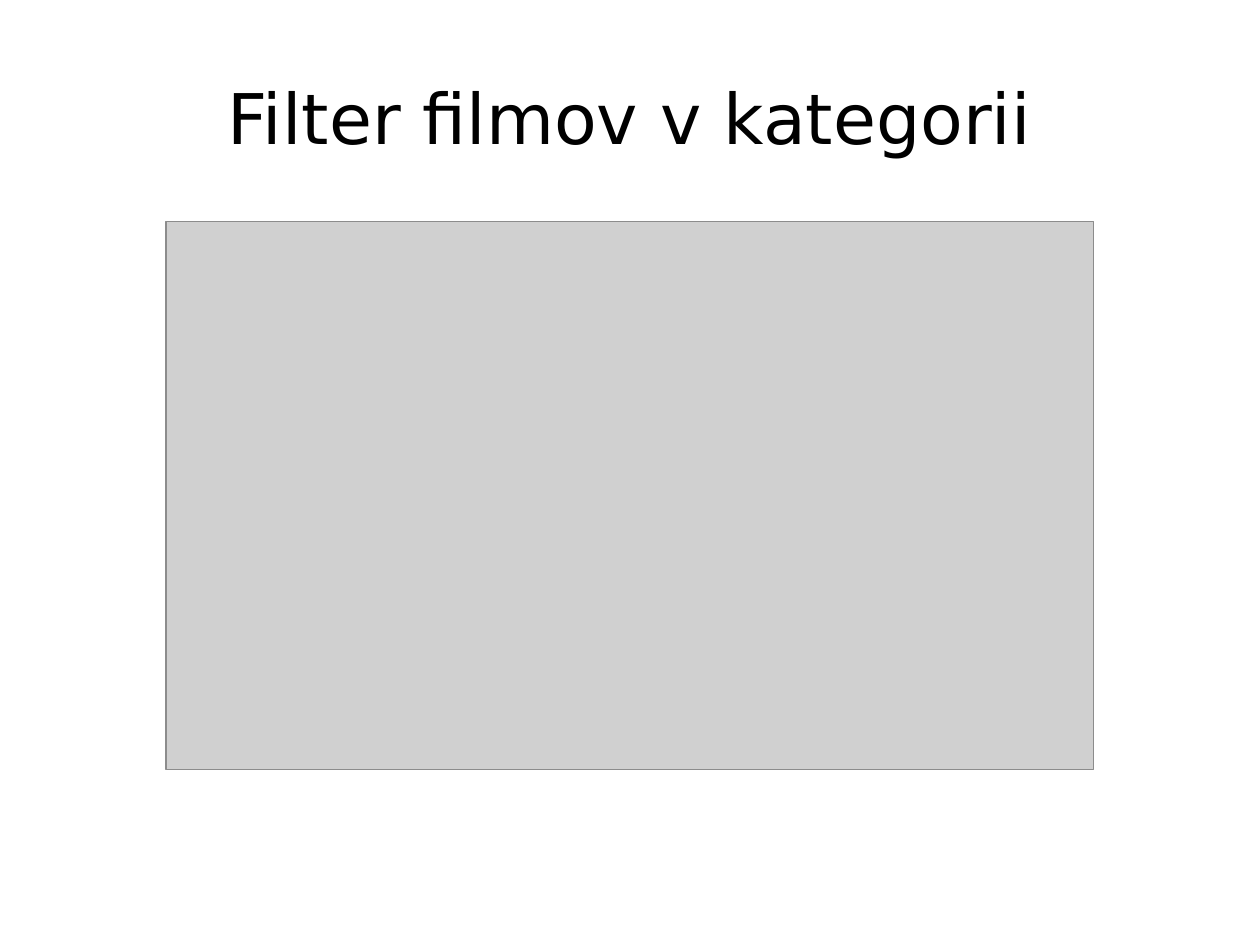
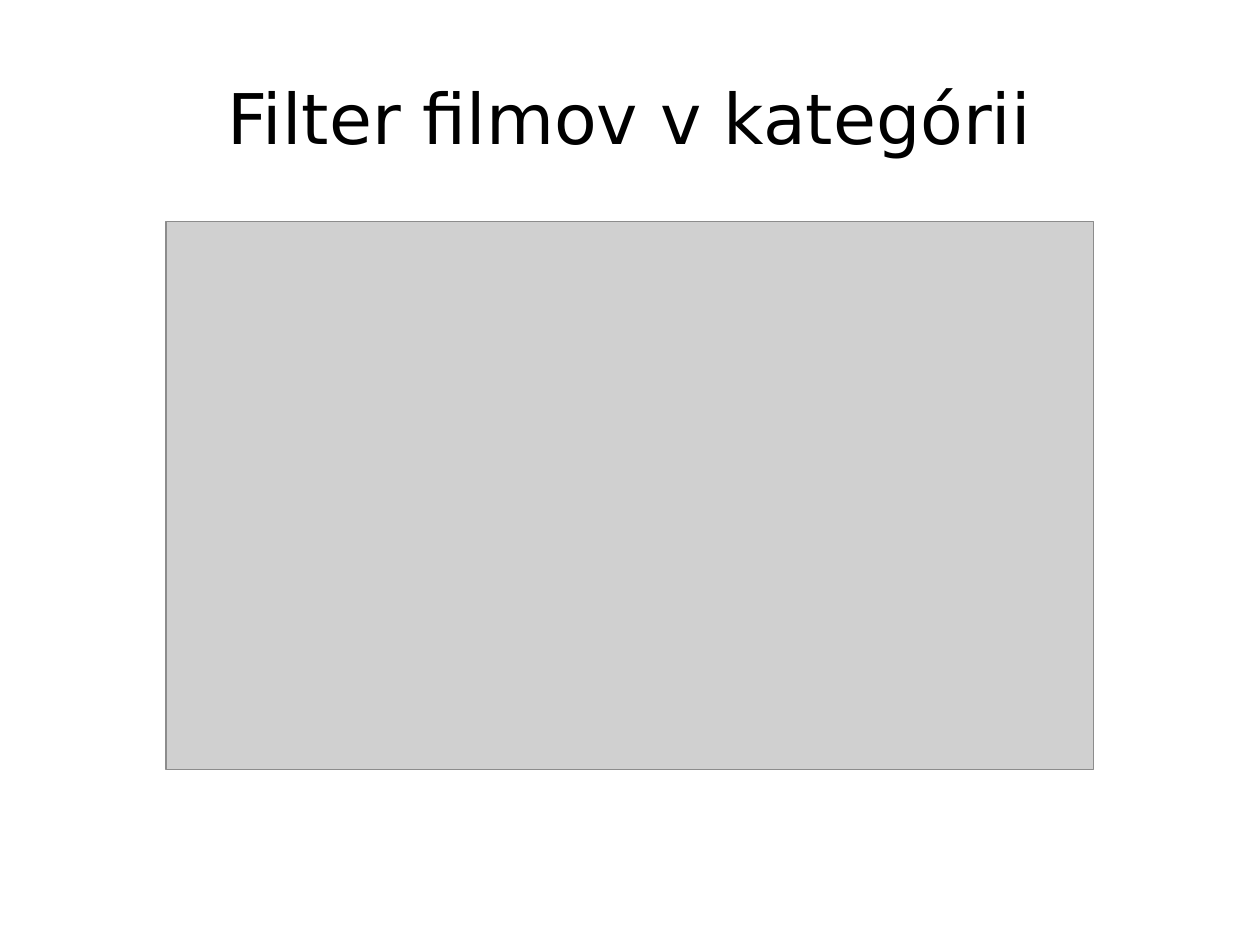
Before and after one commit to pestanko/PB138---Kartoteka, a slide deck: slide 19 of doc/presentation/Prezentacia.odp. Drawn at 1260x945 pixels with LibreOffice and Linux fonts; fonts in the diff are those of the drawing; grey boxes stand for pictures. Boxes give left, top, right and bottom in pixels: in the first picture for what was removed or moved away, otherwise in the second. Text is boxed around its words. In the diff, an @@ line names an element or a change of style, - is before the commit and + after.

```diff
--- a/doc/presentation/Prezentacia.odp
+++ b/doc/presentation/Prezentacia.odp
@@ title at [228, 88, 1031, 159]: text changed @@
-Filter filmov v kategorii
+Filter filmov v kategórii
```
Also in this commit, not shown: 8 other slides changed.
